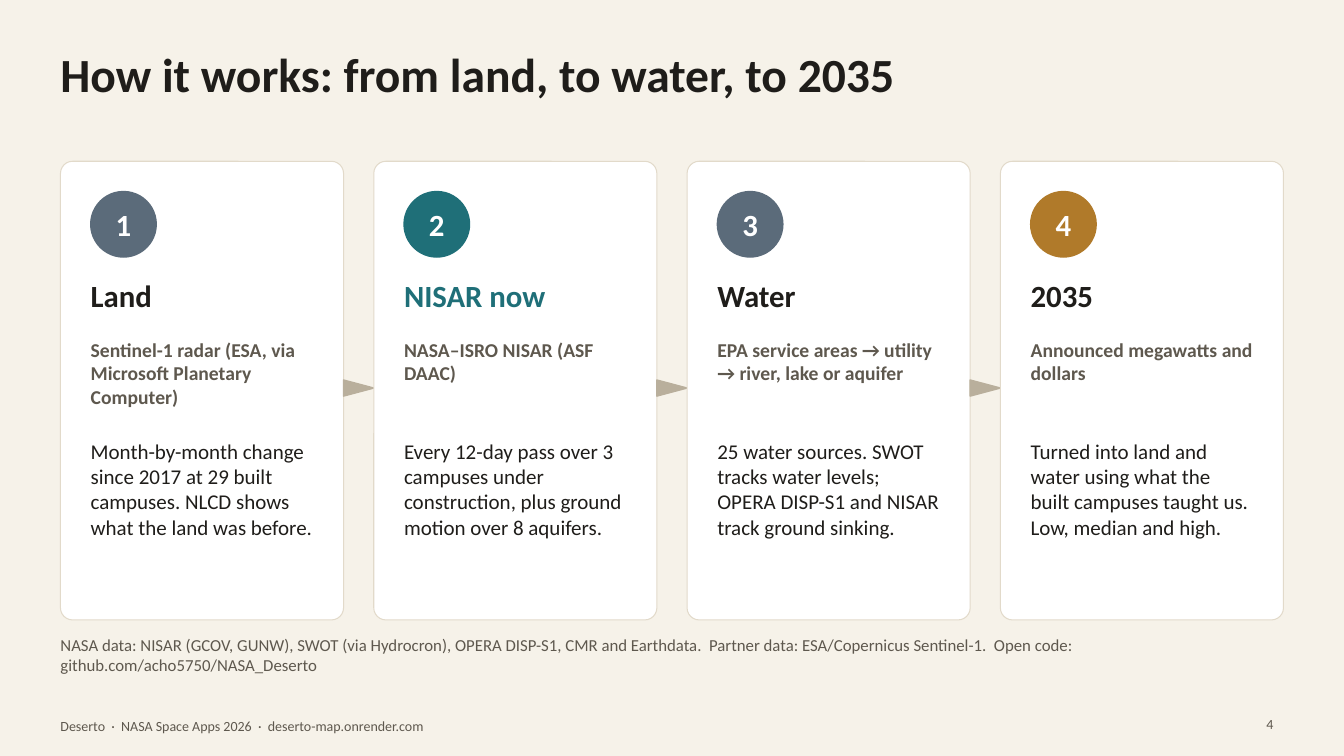
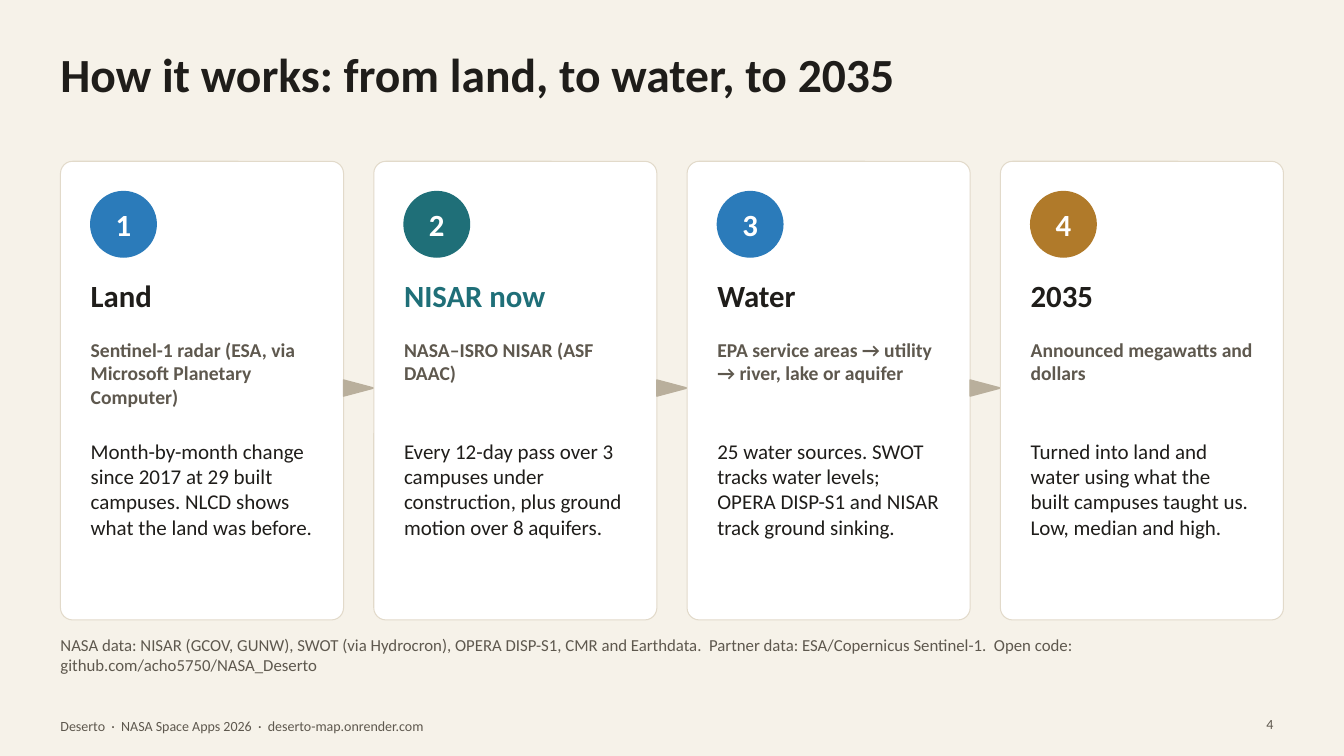
Before and after one commit to acho5750/NASA_Deserto, a slide deck: slide 4 of docs/deck/Data_Centers_and_Water_deck.pptx. Drawn at 1344x756 pixels with LibreOffice and Linux fonts; fonts in the diff are those of the drawing. Boxes give left, top, right and bottom in pixels: in the first picture for what was removed or moved away, otherwise in the second. Text is boxed around its words. In the diff, an @@ line names an element or a change of style, - is before the commit and + after.

```diff
--- a/docs/deck/Data_Centers_and_Water_deck.pptx
+++ b/docs/deck/Data_Centers_and_Water_deck.pptx
@@ ellipse at (x1=91, y1=192, x2=156, y2=257): fill #5B6B7A to #2B7BBA; outline #5B6B7A 1 pt to #2B7BBA 1 pt @@
@@ ellipse at (x1=718, y1=192, x2=783, y2=257): fill #5B6B7A to #2B7BBA; outline #5B6B7A 1 pt to #2B7BBA 1 pt @@
```
Also in this commit, not shown: 2 other files.
